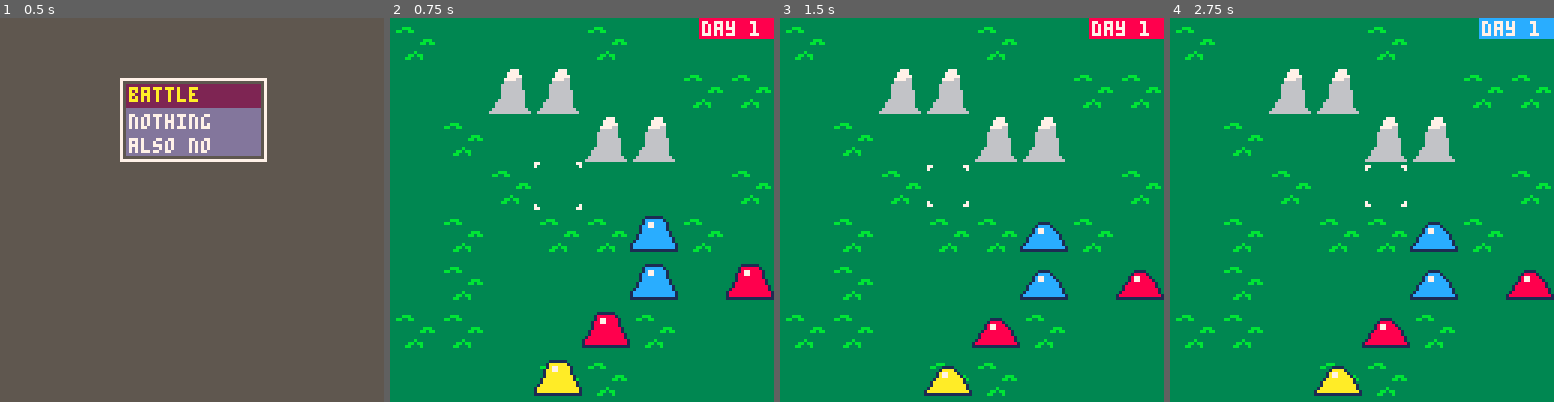
Above: before the commit, frames 1-4 (left to right).
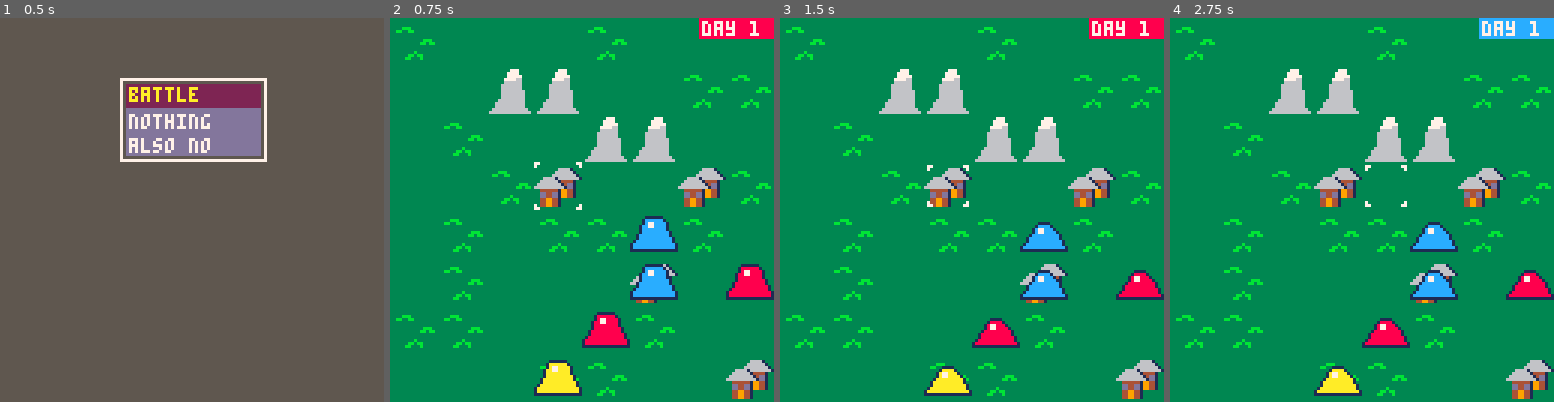
Above: after the commit, the same moments.

Repository: Cuttleshock/PICO-8-projects
Game: PICO-8 cartridge wars.p8
Two runs of this game, one before a commit and one after it. Both use one fixed random seed, a clock stepped at 60 frames per second and the inputs below.
Inputs:
- Up to frame 1 (0.5 s): tap X (X key) at 0.33 s
- Up to frame 2 (0.75 s): tap O (Z key) at 0.7 s
- Up to frame 3 (1.5 s): tap X (X key) at 1.07 s
- Up to frame 4 (2.75 s): hold Right 1.6-2.1 s; tap O (Z key) at 1.7, 2.1, 2.5 s; tap X (X key) at 1.85 s; hold Up 2.15-2.42 s; hold Right from 2.47 s (still down)

Frame 1 is identical in both runs. In frame 2, 2.5% of the frame differs, in the area x 37-100%, y 39-100%; in frame 3, 2.6%; in frame 4, 2.6%.

Commit message:
Make TERRAIN_CITY

Diff:
--- a/wars.p8
+++ b/wars.p8
@@ -42,6 +42,7 @@
 -- sprite flags for each terrain
 TERRAIN_PLAINS=0b1
 TERRAIN_MOUNTAIN=0b10
+TERRAIN_CITY=0b11
 
 -- todo: replace these with nifty, nasty bitfields
 terrain_cost={
@@ -51,11 +52,15 @@
 	[TERRAIN_MOUNTAIN]={
 		[MOVE_SLIME]=2,
 	},
+	[TERRAIN_CITY]={
+		[MOVE_SLIME]=1,
+	},
 }
 
 terrain_def={
 	[TERRAIN_PLAINS]=1,
 	[TERRAIN_MOUNTAIN]=3,
+	[TERRAIN_CITY]=2,
 }
 
 damage_table={
@@ -838,22 +843,22 @@
 00c000c0000000000000000077000000000000770000000000000000000000000000000000000000000000000000000000000000000000000000000000000000
 c000c000000000000000000000000000000000000000000000000000000000000000000000000000000000000000000000000000000000000000000000000000
 000c000c000000007770000000000000000000000000000000000000000000000000000000000000000000000000000000000000000000000000000000000000
-00c000c0000000077770000000000000000000000000000000000000000000000000000000000000000000000000000000000000000000000000000000000000
-0c000c0000000007777700000000bbb0000000000000000000000000000000000000000000000000000000000000000000000000000000000000000000000000
-c000c000000000777766000000bb00bb000000000000000000000000000000000000000000000000000000000000000000000000000000000000000000000000
-000c000c000000666666000000000000000000000000000000000000000000000000000000000000000000000000000000000000000000000000000000000000
-00c000c0000006666666000000000000000000000000000000000000000000000000000000000000000000000000000000000000000000000000000000000000
-0c000c00000006666666000000000000000bbb000000000000000000000000000000000000000000000000000000000000000000000000000000000000000000
-00c000c000000666666660000000000000bb0bb00000000000000000000000000000000000000000000000000000000000000000000000000000000000000000
-0c000c00000006666666600000000000000000000000000000000000000000000000000000000000000000000000000000000000000000000000000000000000
-c000c000000006666666600000000000000000000000000000000000000000000000000000000000000000000000000000000000000000000000000000000000
-000c000c000066666666600000000000b00000000000000000000000000000000000000000000000000000000000000000000000000000000000000000000000
-00c000c00006666666666000000000bb0bb000000000000000000000000000000000000000000000000000000000000000000000000000000000000000000000
-0c000c00000666666666600000000bb000b000000000000000000000000000000000000000000000000000000000000000000000000000000000000000000000
-c000c000006666666666660000000000000000000000000000000000000000000000000000000000000000000000000000000000000000000000000000000000
+00c000c0000000077770000000000000000000000000000066661000000000000000000000000000000000000000000000000000000000000000000000000000
+0c000c0000000007777700000000bbb0000000000000000666666100000000000000000000000000000000000000000000000000000000000000000000000000
+c000c000000000777766000000bb00bb000000000000006666666610000000000000000000000000000000000000000000000000000000000000000000000000
+000c000c000000666666000000000000000000000006666166666661000000000000000000000000000000000000000000000000000000000000000000000000
+00c000c0000006666666000000000000000000000066666614444100000000000000000000000000000000000000000000000000000000000000000000000000
+0c000c00000006666666000000000000000bbb0006666666614dd100000000000000000000000000000000000000000000000000000000000000000000000000
+00c000c000000666666660000000000000bb0bb066666666661dd100000000000000000000000000000000000000000000000000000000000000000000000000
+0c000c00000006666666600000000000000000000044444419944100000000000000000000000000000000000000000000000000000000000000000000000000
+c000c0000000066666666000000000000000000000dd44dd19944100000000000000000000000000000000000000000000000000000000000000000000000000
+000c000c000066666666600000000000b000000000dd44dd19944100000000000000000000000000000000000000000000000000000000000000000000000000
+00c000c00006666666666000000000bb0bb000000044994410000000000000000000000000000000000000000000000000000000000000000000000000000000
+0c000c00000666666666600000000bb000b000000044994410000000000000000000000000000000000000000000000000000000000000000000000000000000
+c000c000006666666666660000000000000000000044994410000000000000000000000000000000000000000000000000000000000000000000000000000000
 000c000c066666666666666000000000000000000000000000000000000000000000000000000000000000000000000000000000000000000000000000000000
 __gff__
-0100000000000000000000000000000000000000000000000000000000000000000202010100000000000000000000000002020101000000000000000000000000000000000000000000000000000000000000000000000000000000000000000000000000000000000000000000000000000000000000000000000000000000
+0100000000000000000000000000000000000000000000000000000000000000000202010103030000000000000000000002020101030300000000000000000000000000000000000000000000000000000000000000000000000000000000000000000000000000000000000000000000000000000000000000000000000000
 0000000000000000000000000000000000000000000000000000000000000000000000000000000000000000000000000000000000000000000000000000000000000000000000000000000000000000000000000000000000000000000000000000000000000000000000000000000000000000000000000000000000000000
 __map__
 2324000000000000232400000000000000000000000000000000212221222324000000000000000000000000000000000000000000000000000000000000000000000000000000000000000000000000000000000000000000000000000000000000000000000000000000000000000000000000000000000000000000000000
@@ -862,20 +867,20 @@
 0000000031323132000000003334333400003334000033343334313200003334000000000000000000000000000000000000000000000000000000000000000000000000000000000000000000000000000000000000000000000000000000000000000000000000000000000000000000000000000000000000000000000000
 0000232400000000212221220000000021222122000023242122212223240000000000000000000000000000000000000000000000000000000000000000000000000000000000000000000000000000000000000000000000000000000000000000000000000000000000000000000000000000000000000000000000000000
 0000333400000000313231320000000031323132000033343132313233340000000000000000000000000000000000000000000000000000000000000000000000000000000000000000000000000000000000000000000000000000000000000000000000000000000000000000000000000000000000000000000000000000
-0000000023240000000000000000232400002122232400000000000000000000000000000000000000000000000000000000000000000000000000000000000000000000000000000000000000000000000000000000000000000000000000000000000000000000000000000000000000000000000000000000000000000000
-0000000033340000000000000000333400003132333400000000000000000000000000000000000000000000000000000000000000000000000000000000000000000000000000000000000000000000000000000000000000000000000000000000000000000000000000000000000000000000000000000000000000000000
+0000000023242526000000002526232400002122232400002526252600000000000000000000000000000000000000000000000000000000000000000000000000000000000000000000000000000000000000000000000000000000000000000000000000000000000000000000000000000000000000000000000000000000
+0000000033343536000000003536333400003132333400003536353600000000000000000000000000000000000000000000000000000000000000000000000000000000000000000000000000000000000000000000000000000000000000000000000000000000000000000000000000000000000000000000000000000000
 0000232400002324232400002324000023242324000000002324232400002324000000000000000000000000000000000000000000000000000000000000000000000000000000000000000000000000000000000000000000000000000000000000000000000000000000000000000000000000000000000000000000000000
 0000333400003334333400003334000033343334000000003334333400003334000000000000000000000000000000000000000000000000000000000000000000000000000000000000000000000000000000000000000000000000000000000000000000000000000000000000000000000000000000000000000000000000
-0000232400000000000000000000000000002324000000000000000021222122000000000000000000000000000000000000000000000000000000000000000000000000000000000000000000000000000000000000000000000000000000000000000000000000000000000000000000000000000000000000000000000000
-0000333400000000000000000000000000003334000000000000000031323132000000000000000000000000000000000000000000000000000000000000000000000000000000000000000000000000000000000000000000000000000000000000000000000000000000000000000000000000000000000000000000000000
+0000232400000000000025260000000000002324000000000000000021222122000000000000000000000000000000000000000000000000000000000000000000000000000000000000000000000000000000000000000000000000000000000000000000000000000000000000000000000000000000000000000000000000
+0000333400000000000035360000000000003334000000000000000031323132000000000000000000000000000000000000000000000000000000000000000000000000000000000000000000000000000000000000000000000000000000000000000000000000000000000000000000000000000000000000000000000000
 2324232400000000000023240000000023242122000000002122212221220000000000000000000000000000000000000000000000000000000000000000000000000000000000000000000000000000000000000000000000000000000000000000000000000000000000000000000000000000000000000000000000000000
 3334333400000000000033340000000033343132000000003132313231320000000000000000000000000000000000000000000000000000000000000000000000000000000000000000000000000000000000000000000000000000000000000000000000000000000000000000000000000000000000000000000000000000
-0000000000002324232400000000000000002122232400002122000023240000000000000000000000000000000000000000000000000000000000000000000000000000000000000000000000000000000000000000000000000000000000000000000000000000000000000000000000000000000000000000000000000000
-0000000000003334333400000000000000003132333400003132000033340000000000000000000000000000000000000000000000000000000000000000000000000000000000000000000000000000000000000000000000000000000000000000000000000000000000000000000000000000000000000000000000000000
-2122000000000000000000000000000021220000000023240000000000000000000000000000000000000000000000000000000000000000000000000000000000000000000000000000000000000000000000000000000000000000000000000000000000000000000000000000000000000000000000000000000000000000
-3132000000000000000000000000000031320000000033340000000000000000000000000000000000000000000000000000000000000000000000000000000000000000000000000000000000000000000000000000000000000000000000000000000000000000000000000000000000000000000000000000000000000000
-2122000023242324000023240000232421220000000023240000000000000000000000000000000000000000000000000000000000000000000000000000000000000000000000000000000000000000000000000000000000000000000000000000000000000000000000000000000000000000000000000000000000000000
-3132000033343334000033340000333431320000000033340000000000000000000000000000000000000000000000000000000000000000000000000000000000000000000000000000000000000000000000000000000000000000000000000000000000000000000000000000000000000000000000000000000000000000
+0000000000002324232400000000252625262122252600002122000023240000000000000000000000000000000000000000000000000000000000000000000000000000000000000000000000000000000000000000000000000000000000000000000000000000000000000000000000000000000000000000000000000000
+0000000000003334333400000000353635363132353600003132000033340000000000000000000000000000000000000000000000000000000000000000000000000000000000000000000000000000000000000000000000000000000000000000000000000000000000000000000000000000000000000000000000000000
+2122252600000000000000000000252621222526252623240000000000000000000000000000000000000000000000000000000000000000000000000000000000000000000000000000000000000000000000000000000000000000000000000000000000000000000000000000000000000000000000000000000000000000
+3132353600000000000000000000353631323536353633340000000000000000000000000000000000000000000000000000000000000000000000000000000000000000000000000000000000000000000000000000000000000000000000000000000000000000000000000000000000000000000000000000000000000000
+2122252623242324252623240000232421220000000023240000000000000000000000000000000000000000000000000000000000000000000000000000000000000000000000000000000000000000000000000000000000000000000000000000000000000000000000000000000000000000000000000000000000000000
+3132353633343334353633340000333431320000000033340000000000000000000000000000000000000000000000000000000000000000000000000000000000000000000000000000000000000000000000000000000000000000000000000000000000000000000000000000000000000000000000000000000000000000
 2122212221220000000000000000000000002324232400000000232423242324000000000000000000000000000000000000000000000000000000000000000000000000000000000000000000000000000000000000000000000000000000000000000000000000000000000000000000000000000000000000000000000000
 3132313231320000000000000000000000003334333400000000333433343334000000000000000000000000000000000000000000000000000000000000000000000000000000000000000000000000000000000000000000000000000000000000000000000000000000000000000000000000000000000000000000000000
 2122212200002324000000000000000000000000000023240000232400000000000000000000000000000000000000000000000000000000000000000000000000000000000000000000000000000000000000000000000000000000000000000000000000000000000000000000000000000000000000000000000000000000
